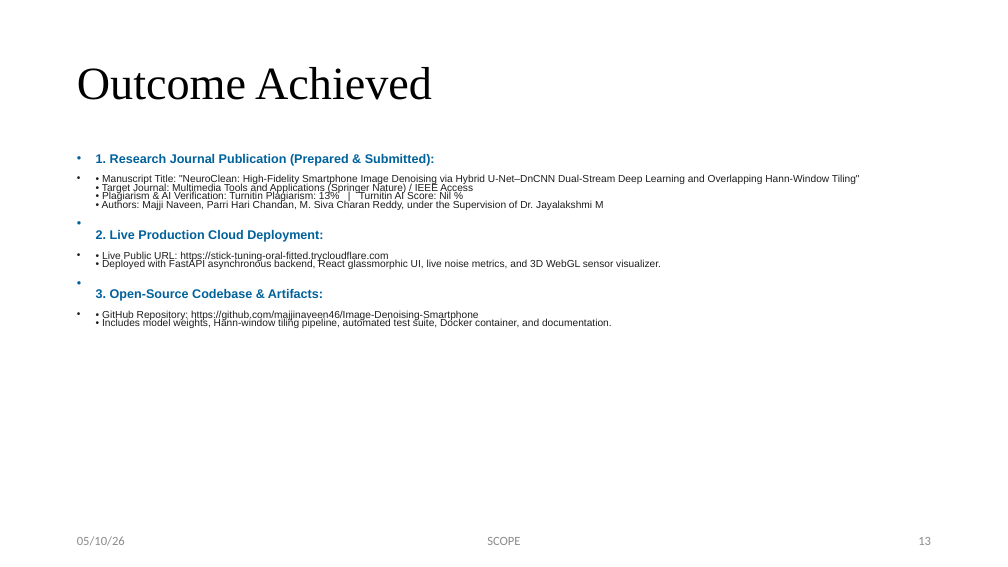
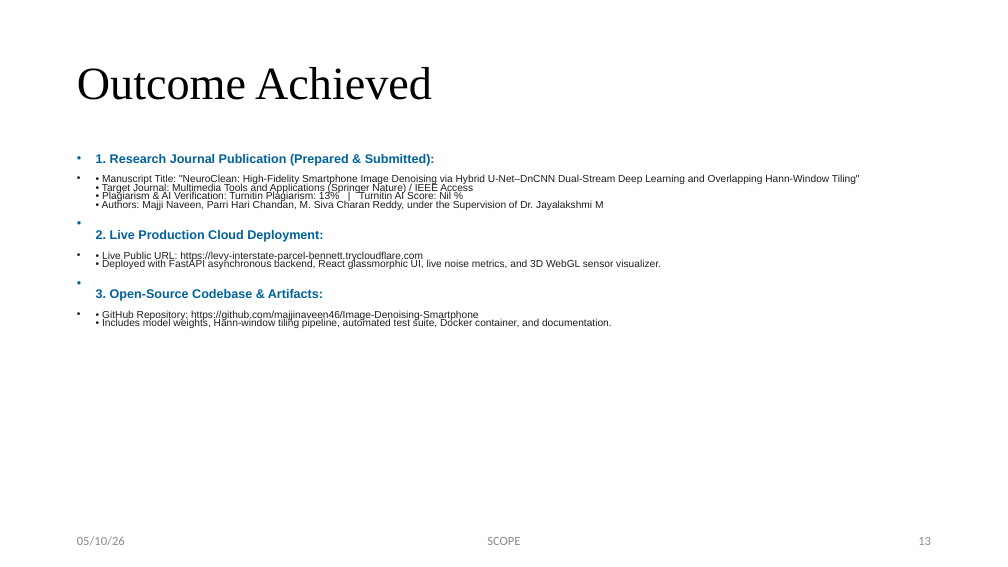
Before and after one commit to majjinaveen46/Image-Denoising-Smartphone, a slide deck: slide 13 of paper/Project_Review_3_Image_Denoising.pptx. Drawn at 1008x567 pixels with LibreOffice and Linux fonts; fonts in the diff are those of the drawing. Boxes give left, top, right and bottom in pixels: in the first picture for what was removed or moved away, otherwise in the second. Text is boxed around its words. In the diff, an @@ line names an element or a change of style, - is before the commit and + after.

Commit message:
Update live public URL across README, presentation slides, and manuscripts

```diff
--- a/paper/Project_Review_3_Image_Denoising.pptx
+++ b/paper/Project_Review_3_Image_Denoising.pptx
@@ text at box(102, 251, 661, 269): text changed @@
-• • Live Public URL: https://stick-tuning-oral-fitted.trycloudflare.com
-  • Deployed with FastAPI asynchronous backend, React glassmorphic UI, live noise metrics, and 3D WebGL sensor visualizer.
+• • Live Public URL: https://levy-interstate-parcel-bennett.trycloudflare.com
+  • Deployed with FastAPI asynchronous backend, React glassmorphic UI, live noise metrics, and 3D WebGL sensor visualizer.
```
Also in this commit, not shown: 13 other files.
